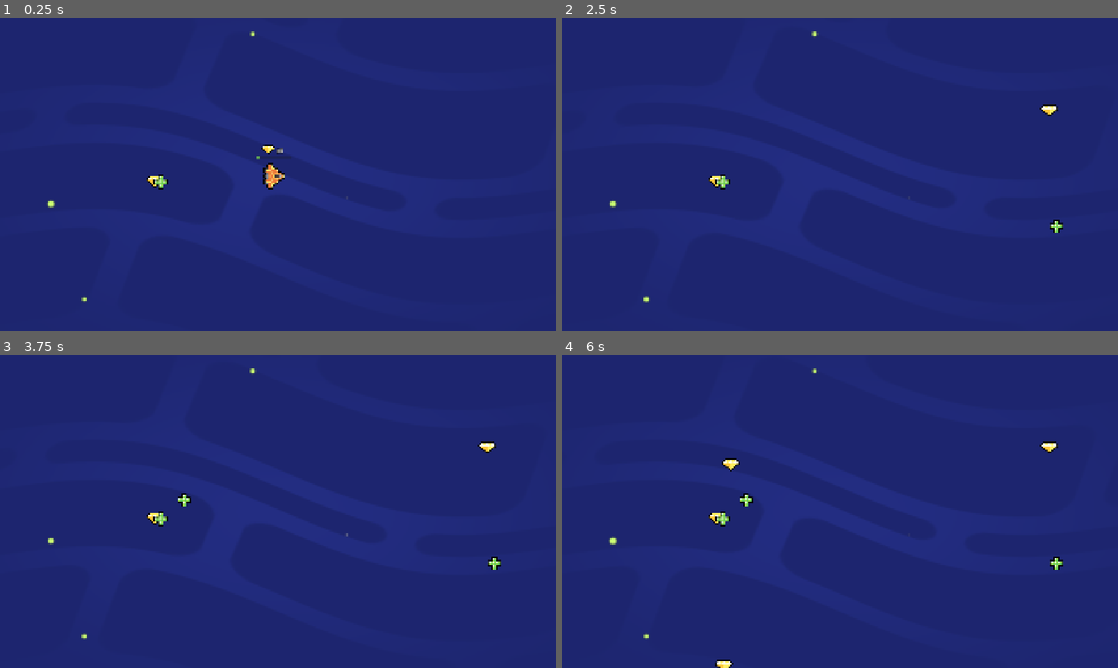
Above: before the commit, frames 1-4 (two rows, left to right).
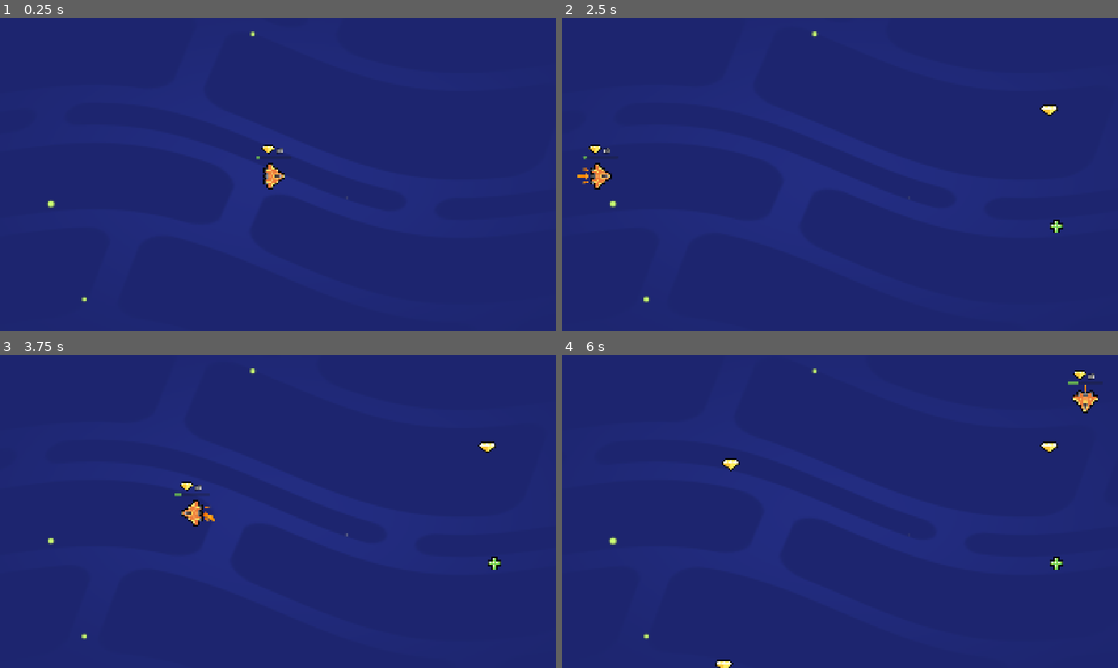
Above: after the commit, the same moments.

Repository: nomnomn0mm/M5-Loot-It-All
Game: Godot game, scene res://lessons/space_level.tscn
The game is run twice, just before and just after one commit, with the same random seed, the same clock (stepped at 60 frames per second) and the same inputs.
Inputs (mouse positions are in pixels of both pictures, inside the frame that each line leads up to):
- Up to frame 1 (0.25 s): no input
- Up to frame 2 (2.5 s): tap Enter at 0.5 s; move the mouse to (962, 158) at 0.52 s; hold D (move_right) 0.53-1.25 s; tap Z at 0.6, 2.1 s; click (962, 158) at 0.67 s; tap Space at 0.77 s; drag from (728, 190) to (984, 177) at 1.27 s; move the mouse to (895, 105) at 2.02 s; hold D (move_right) from 2.03 s (still down)
- Up to frame 3 (3.75 s): release D (move_right) at 2.75 s; drag from (250, 574) to (489, 448) at 2.77 s; move the mouse to (444, 558) at 3.52 s; hold A (move_left) from 3.53 s (still down); tap Z at 3.6 s
- Up to frame 4 (6 s): tap Space at 3.77 s; release A (move_left) at 4.25 s; drag from (673, 464) to (717, 517) at 4.27 s; move the mouse to (867, 511) at 5.02 s; hold S (move_down) 5.03-5.75 s; tap Z at 5.1 s; click (867, 511) at 5.17 s; drag from (756, 433) to (717, 517) at 5.77 s

The runs differ from the first frame. In frame 1, 0.1% of the frame differs, in the area x 26-31%, y 50-55%; in frame 2, 0.5%; in frame 3, 0.5%, in the area x 26-39%, y 40-55%; in frame 4, 0.5%.

Commit message:
M5L9 complete

Diff:
--- a/lessons/ship.gd
+++ b/lessons/ship.gd
@@ -11,6 +11,9 @@
 	var direction := Vector2(0, 0)
 	direction.x = Input.get_axis("move_left", "move_right")
 	direction.y = Input.get_axis("move_up", "move_down")
+	var viewport_size := get_viewport_rect().size
+	position.x = wrapf(position.x, 0, viewport_size.x)
+	position.y = wrapf(position.y, 0, viewport_size.y)
 
 	if direction.length() > 1.0:
 		direction = direction.normalized()
--- a/lessons/space_level.tscn
+++ b/lessons/space_level.tscn
@@ -1,10 +1,8 @@
-[gd_scene load_steps=6 format=3 uid="uid://btkjymc78ap8d"]
+[gd_scene load_steps=4 format=3 uid="uid://btkjymc78ap8d"]
 
 [ext_resource type="PackedScene" uid="uid://dmv50krf4bo5r" path="res://lessons/ship.tscn" id="2_2j1u5"]
 [ext_resource type="PackedScene" uid="uid://bxfevggvxo634" path="res://assets/background/space_background.tscn" id="3_e6xy1"]
 [ext_resource type="PackedScene" uid="uid://b1yl6aosq3kty" path="res://lessons/random_item_placer.tscn" id="3_etm7e"]
-[ext_resource type="PackedScene" uid="uid://4clsvdvuyocx" path="res://lessons/gem.tscn" id="4_4rc43"]
-[ext_resource type="PackedScene" uid="uid://o1ca06m0k4bk" path="res://lessons/health_pack.tscn" id="5_dru4e"]
 
 [node name="Level" type="Node2D"]
 
@@ -14,9 +12,3 @@
 [node name="SpaceBackground" parent="." instance=ExtResource("3_e6xy1")]
 
 [node name="RandomItemPlacer" parent="." instance=ExtResource("3_etm7e")]
-
-[node name="Gem" parent="." instance=ExtResource("4_4rc43")]
-position = Vector2(535, 564)
-
-[node name="HealthPack" parent="." instance=ExtResource("5_dru4e")]
-position = Vector2(555, 566)
